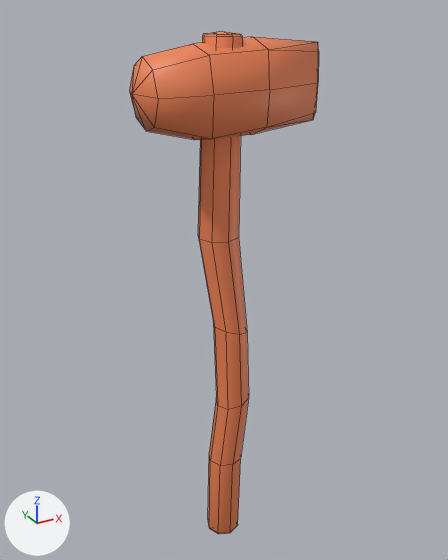
Before and after pictures for a commit that changed the FBX model Assets/3D Models/Tools/Wooden_Axe.fbx.
Camera for both pictures: a camera (50 mm lens) standing at (-0.237, -0.434, 0.347) and looking at (0.01, 0.015, 0.122). Arrows for +X, +Y and +Z are at lower left; the lights stay in place. Mesh edges are drawn as thin lines. Where no turn or scale is listed for an object, it has been applied to the vertices.

Objects in the first picture: 'Wooden_Axe'.
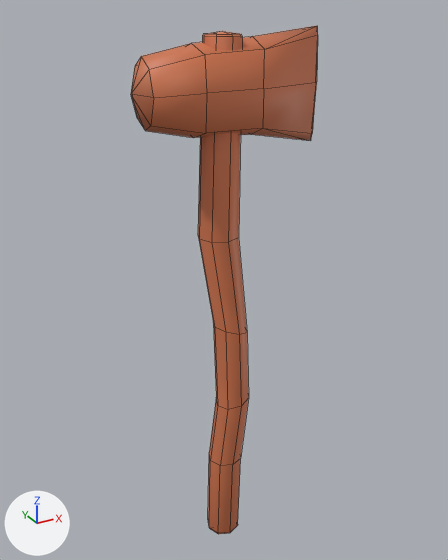
What differs and where, as boxes [x1, y1, x2, y2] in the pictures (448 x 560 px; the box of a moved part takes in the faces that stretch with it):
'Wooden_Axe', surface changed, reshaped: before [129, 31, 319, 534]; after [131, 26, 318, 534]
part 1 of me_cylinder_001, moved or reshaped: before [129, 37, 319, 140]; after [131, 26, 318, 141]

What changed in the scene script:
```text
Add img_tex_wood_albedo_png:
    img_tex_wood_albedo_png = load_image('Tex_Wood_Albedo.png', '../../Materials/ShaderMaterials/Textures/Tex_Wood_Albedo.png', 2048, 2048, 'sRGB')
Change mat_wood:
    where n0 = _N.new('ShaderNodeBsdfPrincipled'); n0.name = 'Principled BSDF'
    remove n0.inputs[0].default_value = (0.863, 0.227, 0.0887, 1.0)  # 'Base Color', orange #ef8354
    add n2 = _N.new('ShaderNodeTexImage'); n2.name = 'Image Texture'
    add n2.image = img_tex_wood_albedo_png
    add n3 = _N.new('ShaderNodeUVMap'); n3.name = 'UV Map'
    add n4 = _N.new('ShaderNodeMapping'); n4.name = 'Mapping'
    add n4.vector_type = 'TEXTURE'
    add n4.inputs[3].default_value = (5.0, 5.0, 5.0)  # 'Scale'
    add _L.new(n3.outputs[0], n4.inputs[0])  # 'UV' to 'Vector'
    add _L.new(n4.outputs[0], n2.inputs[0])  # 'Vector' to 'Vector'
    add _L.new(n2.outputs[0], n0.inputs[0])  # 'Color' to 'Base Color'
Change me_cylinder_001:
    used by ob_wooden_axe; location = (0.0, 0.0, 0.0)
    remove me_cylinder_001.from_pydata(...)  # 100 vertices, 108 faces; spans x -0.073..0.091, y -0.033..0.033, z -0.15..0.33
    add me_cylinder_001.from_pydata(...)  # 100 vertices, 108 faces; spans x -0.073..0.091, y -0.024..0.027, z -0.15..0.333
    me_cylinder_001 part 1: 34 of 100 vertices moved; they spanned x -0.073..0.091, y -0.033..0.033, z 0.252..0.326 and now span x -0.073..0.091, y -0.022..0.027, z 0.241..0.333; mean shift (0.0, 0.002, -0.001); largest move (0.088, -0.003, 0.266) -> (0.088, 0.0, 0.248)
```
